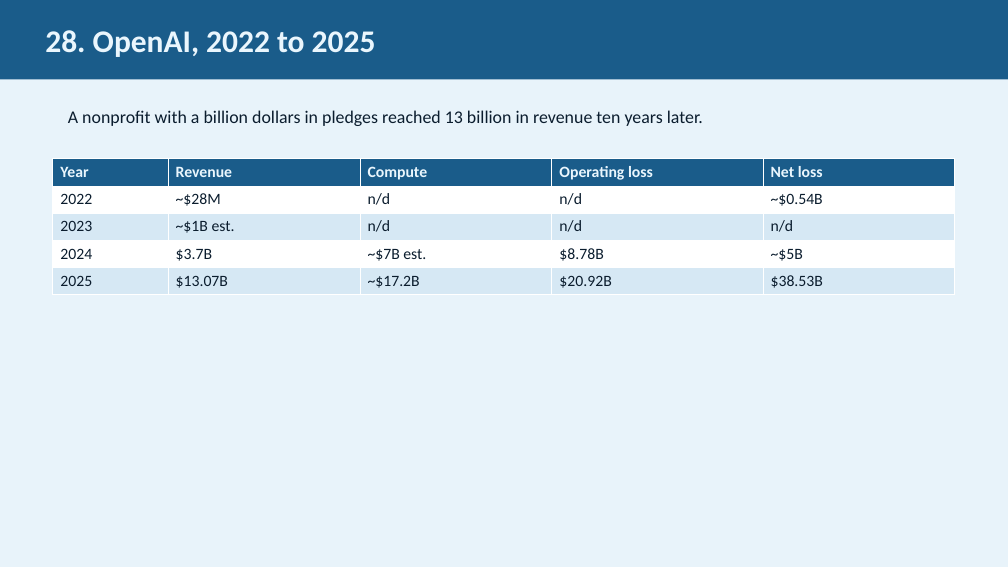
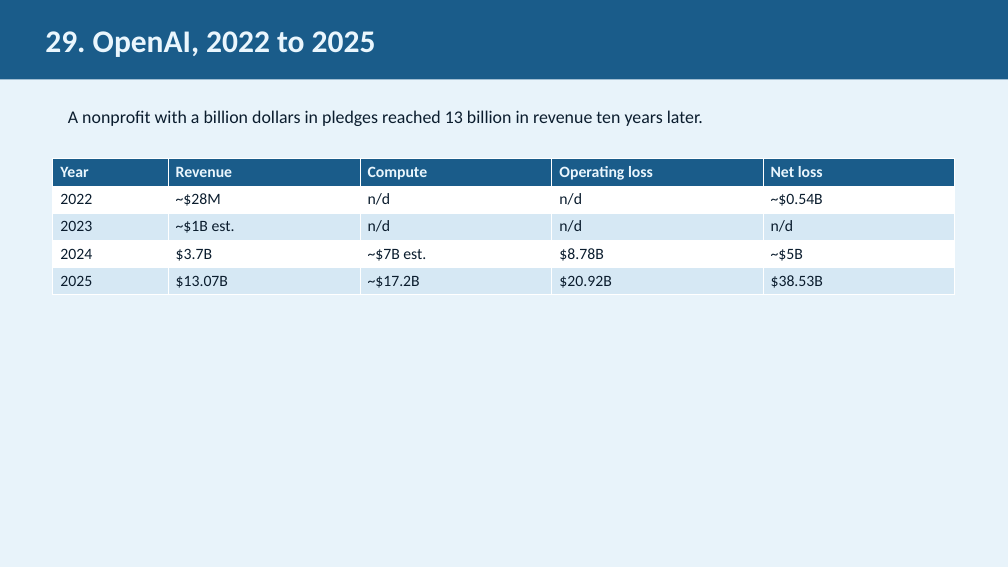
Before and after one commit to JimFawcett/NewSite, a slide deck: slide 29 of AI Presentation 2026/AI_Presentation.pptx (slide 28 before the commit). Drawn at 1008x567 pixels with LibreOffice and Linux fonts; fonts in the diff are those of the drawing. Boxes give left, top, right and bottom in pixels: in the first picture for what was removed or moved away, otherwise in the second. Text is boxed around its words. In the diff, an @@ line names an element or a change of style, - is before the commit and + after.

```diff
--- a/AI Presentation 2026/AI_Presentation.pptx
+++ b/AI Presentation 2026/AI_Presentation.pptx
@@ text in rectangle at bbox=[45, 31, 376, 57]: text changed @@
-28. OpenAI, 2022 to 2025
+29. OpenAI, 2022 to 2025
```
Also in this commit, not shown: 14 other slides changed, 1 slide added.
